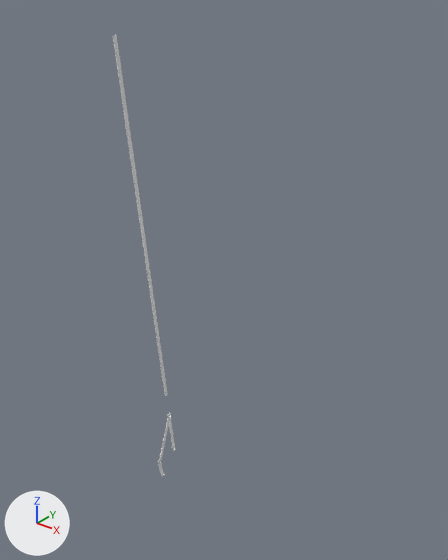
The Blender file 2026otopark/2026-02-05-bariyer2.blend as it was, and as the next commit left it.
Before and after are seen from a 50 mm camera at (3.21, -3.09, 4.13) aimed at (-0.13, 1.09, 1.54). The axes (+X, +Y, +Z) are drawn at lower left. The lights are the same throughout. The picture after the commit comes second.
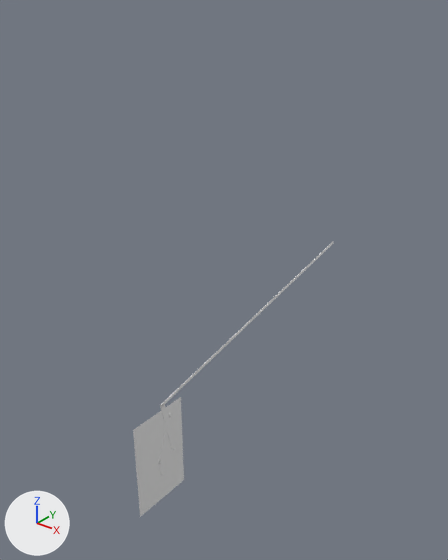
What changed in the scene script:
```text
Add me_plane:
    me_plane.from_pydata([(0.0, -2.0, 0.0), (2.0, -2.0, 0.0), (0.0, 0.0, 0.0), (2.0, 0.0, 0.0)], [], [(0, 1, 3, 2)])
Change ob_cube_004:
    ob_cube_004.location: (0.0, -0.044, 2.312) -> (0.0, 1.498, 1.054)
    ob_cube_004.rotation_euler: (1.469, 3.142, 0.0) -> (-0.206, 0.0, -3.142)  # degrees (84, 180, 0) -> degrees (-12, 0, -180)
Add ob_plane:
    ob_plane = bpy.data.objects.new('Plane', me_plane)
    ob_plane.location = (0.0, -0.305, -0.299)
    ob_plane.rotation_euler = (0.0, 1.571, 0.0)  # degrees (0, 90, 0)
    ob_plane.scale = (-0.5, -0.3, -0.276)
```

What differs and where, as boxes (x1, y1, x2, y2) in the pictures (448 x 560 px):
'Plane', added: after (133, 397, 184, 517)
'Cube.004', moved, turned: before (113, 35, 168, 396); after (160, 242, 334, 453)
